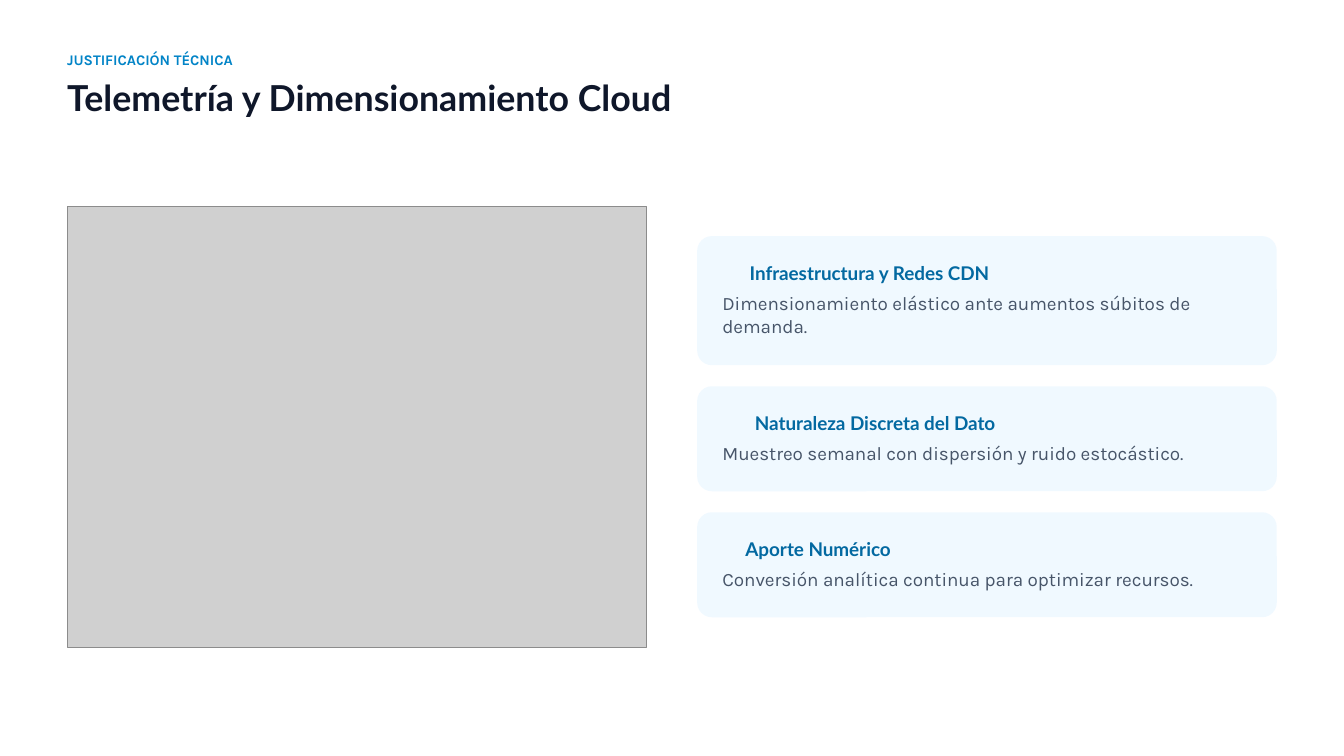
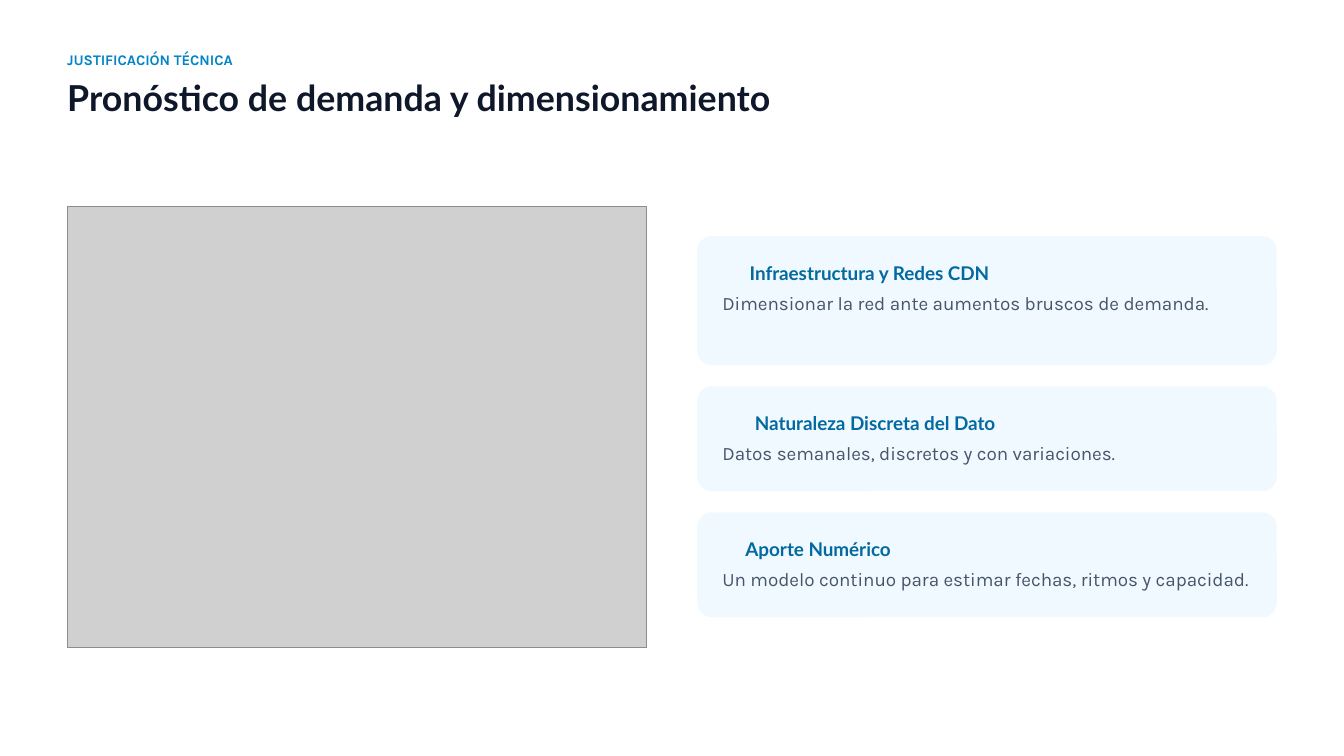
Before and after one commit to PedroGattiUCC/metodos-numericos-rosa-pastel, a slide deck: slide 3 of ENTREGABLES/Presentacion_Rosa_Pastel_Metodos_Numericos.pptx. Drawn at 1344x756 pixels with LibreOffice and Linux fonts; fonts in the diff are those of the drawing; grey boxes stand for pictures; background and template pictures are left out. Boxes give left, top, right and bottom in pixels: in the first picture for what was removed or moved away, otherwise in the second. Text is boxed around its words. In the diff, an @@ line names an element or a change of style, - is before the commit and + after.

```diff
--- a/ENTREGABLES/Presentacion_Rosa_Pastel_Metodos_Numericos.pptx
+++ b/ENTREGABLES/Presentacion_Rosa_Pastel_Metodos_Numericos.pptx
@@ text at (x1=67, y1=84, x2=771, y2=117): text changed @@
-Telemetría y Dimensionamiento Cloud
+Pronóstico de demanda y dimensionamiento
@@ text at (x1=722, y1=297, x2=1209, y2=310): text changed @@
-Dimensionamiento elástico ante aumentos súbitos de demanda.
+Dimensionar la red ante aumentos bruscos de demanda.
@@ text at (x1=722, y1=447, x2=1115, y2=465): text changed @@
-Muestreo semanal con dispersión y ruido estocástico.
+Datos semanales, discretos y con variaciones.
@@ text at (x1=722, y1=573, x2=1249, y2=591): text changed @@
-Conversión analítica continua para optimizar recursos.
+Un modelo continuo para estimar fechas, ritmos y capacidad.
```
Also in this commit, not shown: 8 other slides changed, 8 other files.
